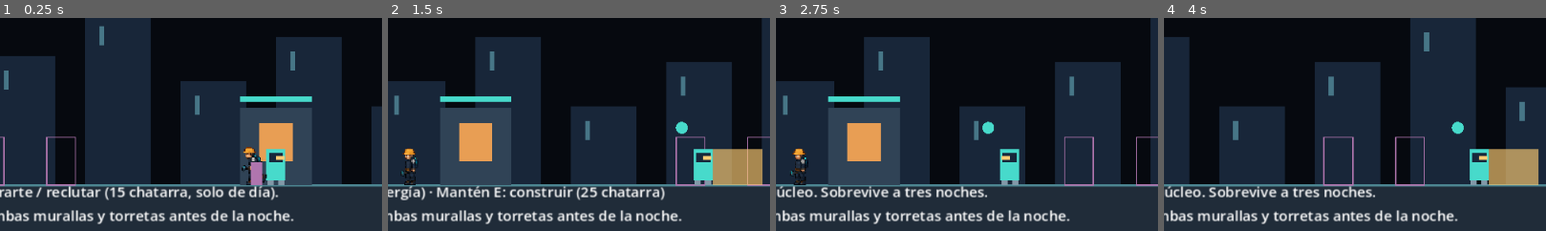
Above: before the commit, frames 1-4 (left to right).
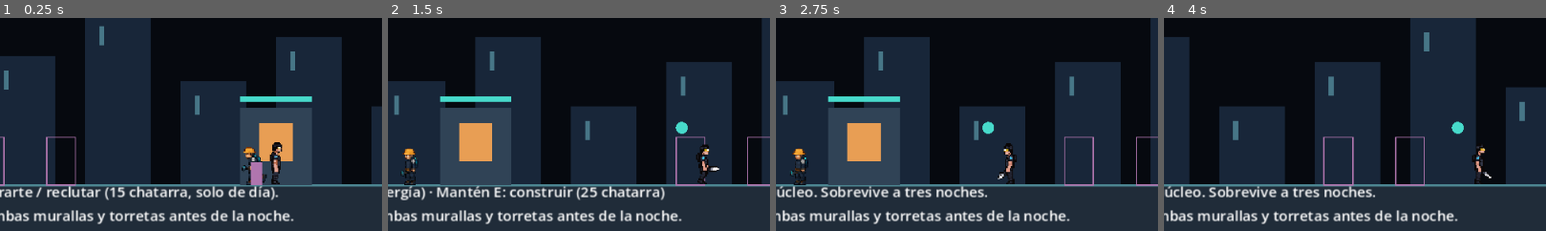
Above: after the commit, the same moments.

Repository: CarlosFloresDev/ceniza-neon
Game: Godot game, scene res://levels/main.tscn
Two runs of this game, one before a commit and one after it. Both use one fixed random seed, a clock stepped at 60 frames per second and the inputs below.
Inputs (mouse positions are % of the whole screen's width and height, from its top left):
- Up to frame 1 (0.25 s): no input
- Up to frame 2 (1.5 s): move the mouse to (72, 45) at 0.52 s; hold J (attack) 0.53-1.28 s; hold D (move_right) from 0.53 s (still down); click (72, 45) at 0.67 s; move the mouse to (30, 55) at 1.27 s; tap J (attack) at 1.35 s
- Up to frame 3 (2.75 s): move the mouse to (60, 28) at 2.02 s; release D (move_right) at 2.03 s; hold A (move_left) from 2.03 s (still down); hold J (attack) from 2.03 s (still down); tap Space (dodge) at 2.1 s
- Up to frame 4 (4 s): move the mouse to (45, 70) at 2.77 s; release A (move_left) at 2.78 s; release J (attack) at 2.78 s; hold D (move_right) from 2.78 s (still down); tap E (interact) at 2.85 s; click (45, 70) at 2.92 s; tap J (attack) at 3.05 s; move the mouse to (80, 65) at 3.52 s; hold J (attack) from 3.53 s (still down)
The pictures show only the part of the screen within x 14-64%, y 44-94%; the shares and areas given below are measured in that part.

The runs differ from the first frame. In frame 1, 0.9% of the frame differs, in the area x 69-75%, y 58-79%; in frame 2, 3.0%, in the area x 80-98%, y 59-79%; in frame 3, 0.9%; in frame 4, 3.0%.

Commit message:
feat: sprites y animaciones del Portador
Cinco animaciones generadas con PixelLab (reposo, correr, ataque, esquiva, muerte)
en entities/player/player_frames.tres. El ataque se mantiene 0.3 s en pantalla
aunque el golpe dure 0.12 s, y la invulnerabilidad sigue parpadeando con sprite.

Diff:
--- a/docs/ASSET_SOURCES.csv
+++ b/docs/ASSET_SOURCES.csv
@@ -1 +1,2 @@
 asset_id,file,tool_or_author,date,reference,license_or_terms,notes
+player_portador,assets/player/*/*.png,PixelLab (MCP; personaje db8da4e8-279c-4f89-9fbc-29b081108d01),2026-10-12,docs/GUIA_ARTE.md#1-portador,Términos de servicio de PixelLab (https://pixellab.ai/termsofservice),"Vista lateral 48x48; reposo, correr (skeleton-v3), ataque (v3), esquiva y muerte"
--- a/entities/player/player.gd
+++ b/entities/player/player.gd
@@ -12,6 +12,8 @@
 const RESPAWN_INVULNERABILITY: float = 2.0
 const RESPAWN_DURATION: float = 4.0
 const SLASH_DURATION: float = 0.12
+## El golpe dura 0.12 s, pero la animación necesita más tiempo para leerse.
+const ATTACK_ANIM_DURATION: float = 0.3
 const MOVE_THRESHOLD: float = 0.1
 const ATTACK_OFFSET: float = 8.0
 const ATTACK_HEIGHT: float = 30.0
@@ -32,6 +34,7 @@
 var attack_facing: float = 1.0
 var cooldown_remaining: float = 0.0
 var slash_remaining: float = 0.0
+var attack_anim_remaining: float = 0.0
 var health: int:
 	get: return health_component.current
 	set(value): health_component.reset(value)
@@ -65,7 +68,14 @@
 	else:
 		set_state(State.MOVE if absf(velocity.x) > 0.0 else State.IDLE)
 	visual.face(facing < 0.0)
-	visual.play_visual([&"reposo", &"correr", &"ataque", &"esquiva", &"muerte"][state])
+	if state == State.DODGE:
+		visual.play_visual(&"esquiva", DODGE_DURATION)
+	elif state == State.DEAD:
+		visual.play_visual(&"muerte")
+	elif attack_anim_remaining > 0.0:
+		visual.play_visual(&"ataque", ATTACK_ANIM_DURATION)
+	else:
+		visual.play_visual(&"correr" if state == State.MOVE else &"reposo")
 	visual.queue_redraw()
 
 func _physics_process(delta: float) -> void:
@@ -73,6 +83,7 @@
 		return
 	cooldown_remaining = maxf(0.0, cooldown_remaining - delta)
 	slash_remaining = maxf(0.0, slash_remaining - delta)
+	attack_anim_remaining = maxf(0.0, attack_anim_remaining - delta)
 	invulnerable = maxf(0.0, invulnerable - delta)
 	stamina = minf(MAX_STAMINA, stamina + STAMINA_REGEN * delta)
 	if respawn_remaining > 0.0:
@@ -125,6 +136,7 @@
 		return
 	cooldown_remaining = attack_cooldown
 	slash_remaining = SLASH_DURATION
+	attack_anim_remaining = ATTACK_ANIM_DURATION
 	attack_facing = facing
 	var hit_rect: Rect2 = get_attack_rect()
 	hitbox.strike(hit_rect, attack_damage)
--- a/entities/player/player.tscn
+++ b/entities/player/player.tscn
@@ -1,6 +1,7 @@
 [gd_scene format=3 uid="uid://bue30evic2pob"]
 
 [ext_resource type="Script" uid="uid://bfvnr58nk61vj" path="res://entities/player/player.gd" id="1"]
+[ext_resource type="SpriteFrames" path="res://entities/player/player_frames.tres" id="2"]
 
 [sub_resource type="RectangleShape2D" id="BodyShape"]
 size = Vector2(16, 30)
@@ -22,3 +23,10 @@
 limit_bottom = 320
 position_smoothing_enabled = true
 position_smoothing_speed = 6.0
+
+[node name="AnimatedSprite2D" type="AnimatedSprite2D" parent="."]
+texture_filter = 1
+position = Vector2(0, -20)
+sprite_frames = ExtResource("2")
+animation = &"reposo"
+autoplay = "reposo"
--- /dev/null
+++ b/entities/player/player_frames.tres
@@ -0,0 +1,158 @@
+[gd_resource type="SpriteFrames" load_steps=33 format=3]
+
+[ext_resource type="Texture2D" path="res://assets/player/reposo/reposo_00.png" id="1"]
+[ext_resource type="Texture2D" path="res://assets/player/reposo/reposo_01.png" id="2"]
+[ext_resource type="Texture2D" path="res://assets/player/reposo/reposo_02.png" id="3"]
+[ext_resource type="Texture2D" path="res://assets/player/reposo/reposo_03.png" id="4"]
+[ext_resource type="Texture2D" path="res://assets/player/correr/correr_00.png" id="5"]
+[ext_resource type="Texture2D" path="res://assets/player/correr/correr_01.png" id="6"]
+[ext_resource type="Texture2D" path="res://assets/player/correr/correr_02.png" id="7"]
+[ext_resource type="Texture2D" path="res://assets/player/correr/correr_03.png" id="8"]
+[ext_resource type="Texture2D" path="res://assets/player/correr/correr_04.png" id="9"]
+[ext_resource type="Texture2D" path="res://assets/player/correr/correr_05.png" id="10"]
+[ext_resource type="Texture2D" path="res://assets/player/correr/correr_06.png" id="11"]
+[ext_resource type="Texture2D" path="res://assets/player/correr/correr_07.png" id="12"]
+[ext_resource type="Texture2D" path="res://assets/player/ataque/ataque_00.png" id="13"]
+[ext_resource type="Texture2D" path="res://assets/player/ataque/ataque_01.png" id="14"]
+[ext_resource type="Texture2D" path="res://assets/player/ataque/ataque_02.png" id="15"]
+[ext_resource type="Texture2D" path="res://assets/player/ataque/ataque_03.png" id="16"]
+[ext_resource type="Texture2D" path="res://assets/player/ataque/ataque_04.png" id="17"]
+[ext_resource type="Texture2D" path="res://assets/player/ataque/ataque_05.png" id="18"]
+[ext_resource type="Texture2D" path="res://assets/player/ataque/ataque_06.png" id="19"]
+[ext_resource type="Texture2D" path="res://assets/player/esquiva/esquiva_00.png" id="20"]
+[ext_resource type="Texture2D" path="res://assets/player/esquiva/esquiva_01.png" id="21"]
+[ext_resource type="Texture2D" path="res://assets/player/esquiva/esquiva_02.png" id="22"]
+[ext_resource type="Texture2D" path="res://assets/player/esquiva/esquiva_03.png" id="23"]
+[ext_resource type="Texture2D" path="res://assets/player/esquiva/esquiva_04.png" id="24"]
+[ext_resource type="Texture2D" path="res://assets/player/esquiva/esquiva_05.png" id="25"]
+[ext_resource type="Texture2D" path="res://assets/player/muerte/muerte_00.png" id="26"]
+[ext_resource type="Texture2D" path="res://assets/player/muerte/muerte_01.png" id="27"]
+[ext_resource type="Texture2D" path="res://assets/player/muerte/muerte_02.png" id="28"]
+[ext_resource type="Texture2D" path="res://assets/player/muerte/muerte_03.png" id="29"]
+[ext_resource type="Texture2D" path="res://assets/player/muerte/muerte_04.png" id="30"]
+[ext_resource type="Texture2D" path="res://assets/player/muerte/muerte_05.png" id="31"]
+[ext_resource type="Texture2D" path="res://assets/player/muerte/muerte_06.png" id="32"]
+
+[resource]
+animations = [{
+"frames": [{
+"duration": 1.0,
+"texture": ExtResource("1")
+}, {
+"duration": 1.0,
+"texture": ExtResource("2")
+}, {
+"duration": 1.0,
+"texture": ExtResource("3")
+}, {
+"duration": 1.0,
+"texture": ExtResource("4")
+}],
+"loop": true,
+"name": &"reposo",
+"speed": 6.0
+}, {
+"frames": [{
+"duration": 1.0,
+"texture": ExtResource("5")
+}, {
+"duration": 1.0,
+"texture": ExtResource("6")
+}, {
+"duration": 1.0,
+"texture": ExtResource("7")
+}, {
+"duration": 1.0,
+"texture": ExtResource("8")
+}, {
+"duration": 1.0,
+"texture": ExtResource("9")
+}, {
+"duration": 1.0,
+"texture": ExtResource("10")
+}, {
+"duration": 1.0,
+"texture": ExtResource("11")
+}, {
+"duration": 1.0,
+"texture": ExtResource("12")
+}],
+"loop": true,
+"name": &"correr",
+"speed": 12.0
+}, {
+"frames": [{
+"duration": 1.0,
+"texture": ExtResource("13")
+}, {
+"duration": 1.0,
+"texture": ExtResource("14")
+}, {
+"duration": 1.0,
+"texture": ExtResource("15")
+}, {
+"duration": 1.0,
+"texture": ExtResource("16")
+}, {
+"duration": 1.0,
+"texture": ExtResource("17")
+}, {
+"duration": 1.0,
+"texture": ExtResource("18")
+}, {
+"duration": 1.0,
+"texture": ExtResource("19")
+}],
+"loop": false,
+"name": &"ataque",
+"speed": 20.0
+}, {
+"frames": [{
+"duration": 1.0,
+"texture": ExtResource("20")
+}, {
+"duration": 1.0,
+"texture": ExtResource("21")
+}, {
+"duration": 1.0,
+"texture": ExtResource("22")
+}, {
+"duration": 1.0,
+"texture": ExtResource("23")
+}, {
+"duration": 1.0,
+"texture": ExtResource("24")
+}, {
+"duration": 1.0,
+"texture": ExtResource("25")
+}],
+"loop": false,
+"name": &"esquiva",
+"speed": 20.0
+}, {
+"frames": [{
+"duration": 1.0,
+"texture": ExtResource("26")
+}, {
+"duration": 1.0,
+"texture": ExtResource("27")
+}, {
+"duration": 1.0,
+"texture": ExtResource("28")
+}, {
+"duration": 1.0,
+"texture": ExtResource("29")
+}, {
+"duration": 1.0,
+"texture": ExtResource("30")
+}, {
+"duration": 1.0,
+"texture": ExtResource("31")
+}, {
+"duration": 1.0,
+"texture": ExtResource("32")
+}],
+"loop": false,
+"name": &"muerte",
+"speed": 8.0
+}]
--- a/entities/player/player_visual.gd
+++ b/entities/player/player_visual.gd
@@ -5,6 +5,7 @@
 
 func _draw() -> void:
 	if sprite != null:
+		sprite.modulate.a = 0.5 if actor.invulnerable > 0.0 and actor.health > 0 else 1.0
 		return
 	if actor.health <= 0:
 		draw_circle(Vector2(0, -8), 7, Color("47dacb"))
Binary file added: assets/player/ataque/ataque_00.png
Not shown, added: assets/player/ataque/ataque_00.png.import
Binary file added: assets/player/ataque/ataque_01.png
Not shown, added: assets/player/ataque/ataque_01.png.import
Binary file added: assets/player/ataque/ataque_02.png
Not shown, added: assets/player/ataque/ataque_02.png.import
Binary file added: assets/player/ataque/ataque_03.png
Not shown, added: assets/player/ataque/ataque_03.png.import
Binary file added: assets/player/ataque/ataque_04.png
Not shown, added: assets/player/ataque/ataque_04.png.import
Binary file added: assets/player/ataque/ataque_05.png
Not shown, added: assets/player/ataque/ataque_05.png.import
(and 52 more such lines)
